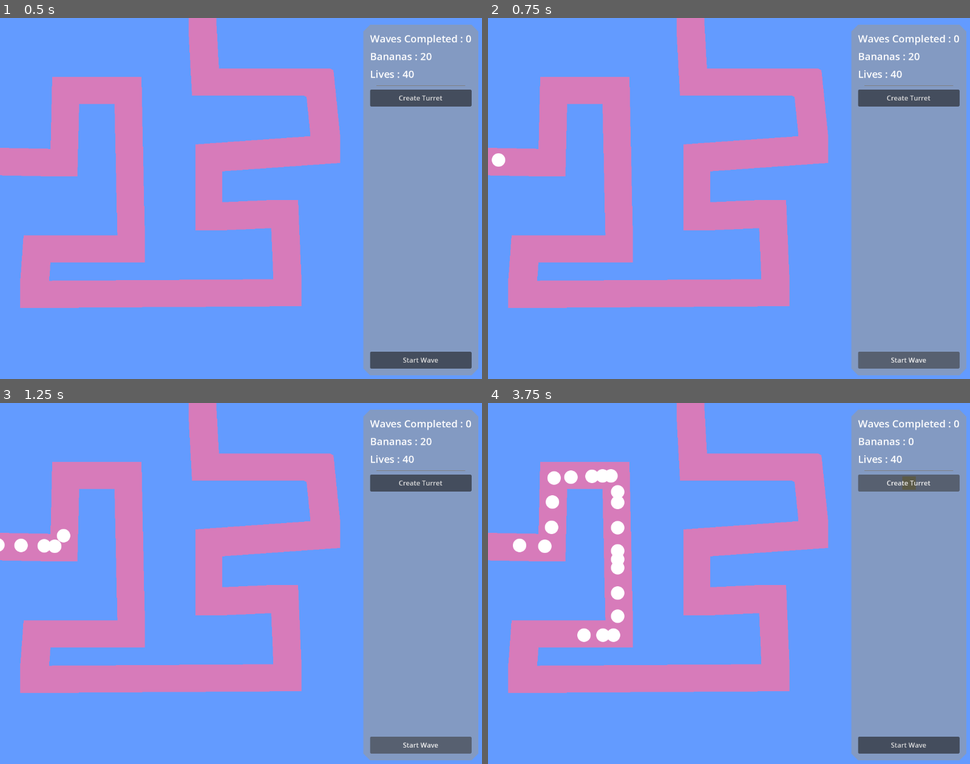
Above: before the commit, frames 1-4 (two rows, left to right).
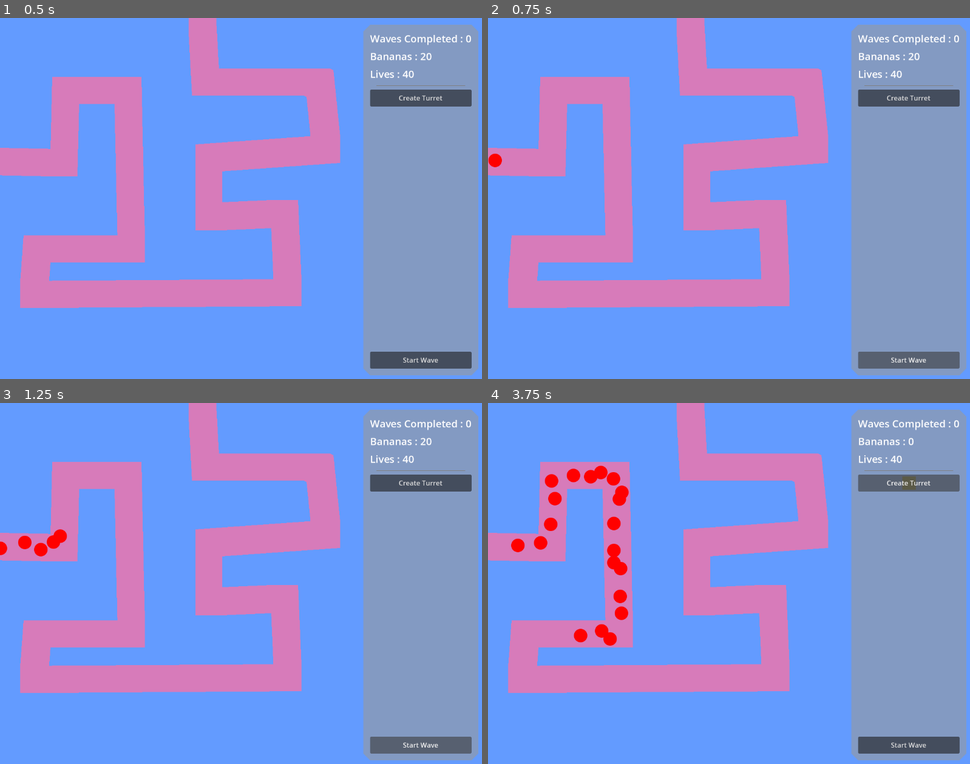
Above: after the commit, the same moments.

Repository: ZibelineDev/bloons_project
Game: Godot game, scene res://scenes/game/game.tscn
The game is run twice, just before and just after one commit, with the same random seed, the same clock (stepped at 60 frames per second) and the same inputs.
Inputs:
- Up to frame 1 (0.5 s): no input
- Up to frame 2 (0.75 s): click "Start Wave" at 0.5 s
- Up to frame 3 (1.25 s): no input
- Up to frame 4 (3.75 s): click "Start Wave" at 1.25 s; click "Create Turret" at 2 s; click "Create Turret" at 2.75 s; click "Create Turret" at 3.5 s

Frame 1 is identical in both runs. In frame 2, 0.1% of the frame differs, in the area x 0-4%, y 37-42%; in frame 3, 0.5%; in frame 4, 2.2%, in the area x 4-30%, y 17-68%.

Commit message:
📦🎈 Balloon Update

Diff:
--- a/components/balloon/balloon.gd
+++ b/components/balloon/balloon.gd
@@ -4,11 +4,19 @@
 static var scene : PackedScene = load("uid://7tgh7f8vdhwo")
 
 
-@export var speed : float = 300.0
+var speed : float = 300.0
+var level : int = 0
 
 
-static func create() -> Balloon :
+func _ready() -> void :
+	h_offset = randi_range(-10, 10)
+	v_offset = randi_range(-10, 10)
+	update()
+
+
+static func create(_level : int = 0) -> Balloon :
 	var balloon : Balloon = scene.instantiate()
+	balloon.level = _level
 	return balloon
 
 
@@ -19,10 +27,32 @@
 		bonk()
 
 
+func update() -> void :
+	update_colour()
+	update_speed()
+
+
+func update_colour() -> void :
+	match level :
+		0 : modulate = Color.RED
+		1 : modulate = Color.CORNFLOWER_BLUE
+
+
+func update_speed() -> void  :
+	match level :
+		0 : speed = 300.0
+		1 : speed = 325.0
+
+
 func pop() -> void :
 	(Sounds as ASounds).play_pew_pew()
 	(Currency as ACurrency).create_currency(1)
-	queue_free()
+
+	if level >= 1 :
+		level -= 1
+		update()
+	else :
+		queue_free()
 
 
 func bonk() -> void :
--- a/scenes/world/balloon_path.gd
+++ b/scenes/world/balloon_path.gd
@@ -73,16 +73,16 @@
 	var timer : float
 
 	for index : int in range(20) :
-		add_child(Balloon.create())
-		timer = randf_range(0.05, 0.2)
+		add_child(Balloon.create(0))
+		timer = randf_range(0.1, 0.3)
 		await get_tree().create_timer(timer).timeout
 
 	timer = 3.0
 	await get_tree().create_timer(timer).timeout
 
-	for index : int in range(20) :
-		add_child(Balloon.create())
-		timer = randf_range(0.05, 0.2)
+	for index : int in range(15) :
+		add_child(Balloon.create(1))
+		timer = randf_range(0.1, 0.3)
 		await get_tree().create_timer(timer).timeout
 
 	spawn_completed = true
